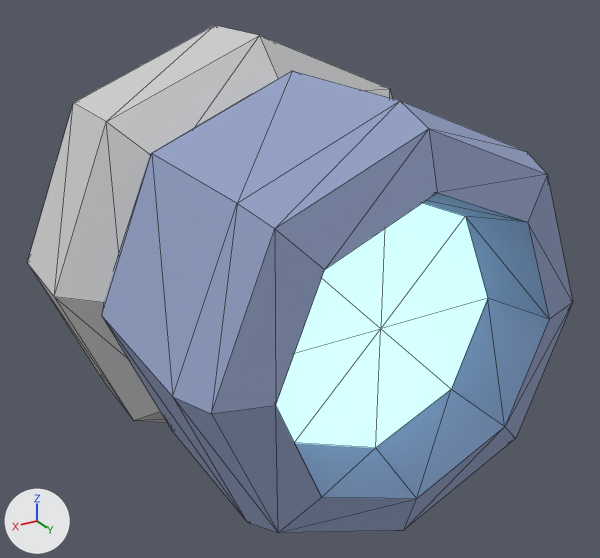
The OBJ model sdcard/apps/cosmozoom.app/models/engine_ion.obj as it was, and as the next commit left it.
Rendered twice from a camera (50 mm lens) standing at (0.632, 1.314, 0.521) and looking at (-0.007, 0.25, -0.011). Arrows for +X, +Y and +Z are at lower left; the lights stay in place. The picture after the commit comes second. Mesh edges are drawn as thin lines. Where no turn or scale is listed for an object, it has been applied to the vertices.

The older version as bpy lines, for what is in view:
```python
me_engine_ion = bpy.data.meshes.new('engine_ion')
me_engine_ion.from_pydata(...)  # 92 vertices, 176 faces; spans x -0.36..0.36, y -0.1..0.58, z -0.36..0.36
# faces by material slot: [8, 64, 104]
me_engine_ion.materials.append(mat_cyan_glow)  # cyan #bbf9ff, glowing cyan #bbf9ff
me_engine_ion.materials.append(mat_paint2)  # light grey #cbcbcb
me_engine_ion.materials.append(mat_slate)  # greyish blue #93a0c5
ob_engine_ion = bpy.data.objects.new('engine_ion', me_engine_ion)
ob_engine_ion.location = (0.0, 0.0, 0.0)
```
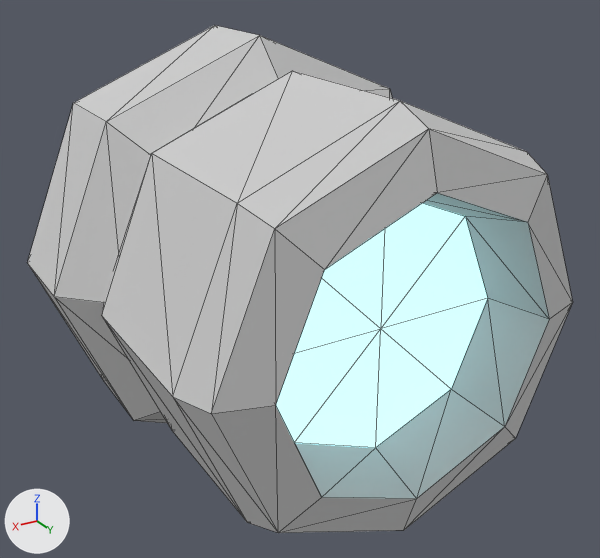
The change in detail:
me_engine_ion has 92 vertices, 176 faces and spans x -0.36..0.36, y -0.1..0.58, z -0.36..0.36.
me_engine_ion is used by ob_engine_ion; location (0.0, 0.0, 0.0).
me_engine_ion part 1: all 104 faces that had it switch from mat_slate (greyish blue #93a0c5) to mat_paint2 (light grey #cbcbcb).

Pixel boxes [x1, y1, x2, y2] of what changed, in the pictures (600 x 558 px):
part 1 of me_engine_ion, recoloured (greyish blue to light grey)
    both: [102, 71, 573, 533]
